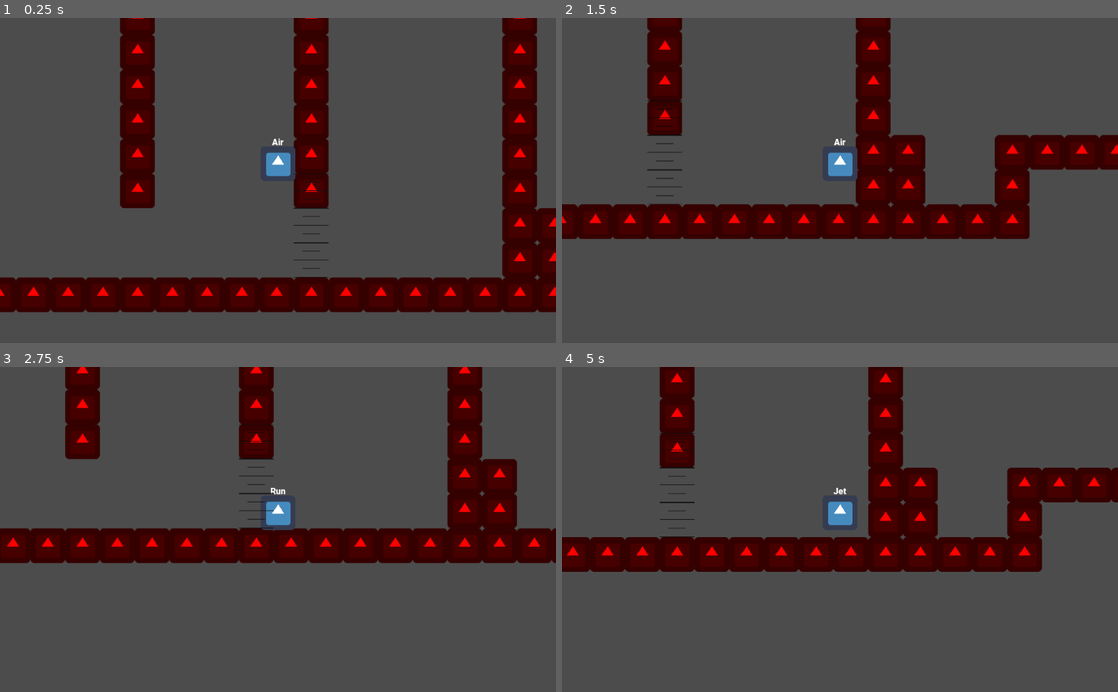
Above: before the commit, frames 1-4 (two rows, left to right).
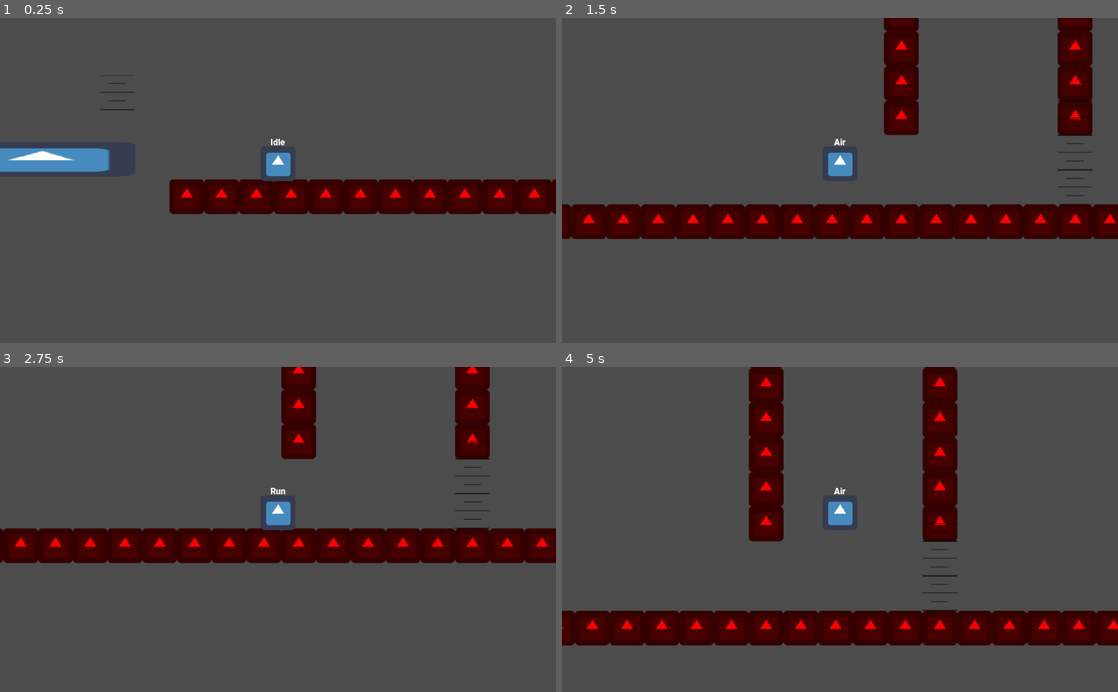
Above: after the commit, the same moments.

Repository: Vikrant0-7/Icecube_Adventure
Game: Godot game, scene res://Test.tscn
Two runs of this game, one before a commit and one after it. Both use one fixed random seed, a clock stepped at 60 frames per second and the inputs below. The project has no main scene, so this scene is started directly. The engine's default icon, where the game draws it, is replaced by a stand-in: a white triangle on a blue panel in a dark square.
Inputs:
- Up to frame 1 (0.25 s): no input
- Up to frame 2 (1.5 s): hold Shift (Sprint) 0.53-1.28 s; hold Right (Right) from 0.53 s (still down); tap Up (Jump) at 0.77, 0.8, 1.07, 1.35 s
- Up to frame 3 (2.75 s): tap Up (Jump) at 1.52, 1.82, 2.3 s; tap Shift (Sprint) at 1.55 s; release Right (Right) at 2.03 s; hold Left (Left) from 2.03 s (still down); hold Shift (Sprint) from 2.03 s (still down)
- Up to frame 4 (5 s): release Left (Left) at 2.78 s; release Shift (Sprint) at 2.78 s; hold Right (Right) 2.78-4.28 s; tap S (duck) at 2.85 s; tap Up (Jump) at 3.02, 3.32, 3.77, 3.8, 4.07, 4.35, 4.52, 4.82 s; tap Shift (Sprint) at 3.05, 4.55 s; hold Shift (Sprint) 3.53-4.28 s; hold Left (Left) from 4.28 s (still down)

The runs differ from the first frame. In frame 1, 30% of the frame differs, in the area x 0-100%, y 0-91%; in frame 2, 17%; in frame 3, 10%; in frame 4, 35%, in the area x 0-100%, y 0-86%.

Commit message:
Improved Moving platforms and made player interact with them

Diff:
--- a/Prefabs/MovingPlatform.tscn
+++ b/Prefabs/MovingPlatform.tscn
@@ -8,13 +8,14 @@
 extents = Vector2( 170.554, 27 )
 
 [node name="Line2D" type="Line2D"]
-points = PoolVector2Array( 238.139, 206.148, 428.627, 377.587, 752.456, 218.847 )
 script = ExtResource( 3 )
 closed_loop = true
 debug = true
 
 [node name="MovingPlatform" type="KinematicBody2D" parent="."]
-position = Vector2( 228.139, 134.543 )
+position = Vector2( 238.139, 206.148 )
+collision_layer = 4
+collision_mask = 0
 script = ExtResource( 1 )
 
 [node name="icon" type="Sprite" parent="MovingPlatform"]
--- a/Prefabs/Player.tscn
+++ b/Prefabs/Player.tscn
@@ -83,4 +83,18 @@
 [node name="Camera2D" type="Camera2D" parent="."]
 current = true
 
+[node name="Raycast" type="Node" parent="."]
+
+[node name="left" type="RayCast2D" parent="Raycast"]
+position = Vector2( -24, -8 )
+exclude_parent = false
+cast_to = Vector2( 0, 8 )
+collision_mask = 4
+
+[node name="right" type="RayCast2D" parent="Raycast"]
+position = Vector2( 24, -8 )
+exclude_parent = false
+cast_to = Vector2( 0, 8 )
+collision_mask = 4
+
 [connection signal="timeout" from="State_Machine/Air/Timer" to="State_Machine/Air" method="on_timeout"]
--- a/Scripts/Player/Player.gd
+++ b/Scripts/Player/Player.gd
@@ -6,6 +6,7 @@
 
 var velocity : Vector2
 
+var platform_velocity
 
 #to get input from users
 func get_input() -> void:
@@ -21,9 +22,22 @@
 	elif Input.is_action_pressed("duck"):
 		dir.y += 1
 
-func _process(delta: float) -> void:
-	print(global_position)
-	pass
 
-func _physics_process(delta):
+func _physics_process(delta : float):
 	get_input()
+
+func is_on_platform() -> bool:
+	$Raycast/left.force_raycast_update()
+	$Raycast/right.force_raycast_update()
+
+	var l = $Raycast/left.get_collider()
+	var r = $Raycast/right.get_collider()
+
+	if $Raycast/left.is_colliding():
+		platform_velocity = $Raycast/left.get_collider().velocity
+	elif $Raycast/right.is_colliding():
+		platform_velocity = $Raycast/right.get_collider().velocity
+	else:
+		platform_velocity = 0
+
+	return $Raycast/left.is_colliding() or $Raycast/right.is_colliding()
--- a/Scripts/Player/State/Air.gd
+++ b/Scripts/Player/State/Air.gd
@@ -28,6 +28,7 @@
 
 onready var Run := get_parent().get_node("Run")
 onready var Idle := get_parent().get_node("Idle")
+onready var Jet := get_parent().get_node("Jet")
 
 var air_speed : float
 var air_accel : float
@@ -97,7 +98,7 @@
 	if player.is_on_floor() and not is_zero_approx(player.velocity.x):
 		state_machine.transition_to("Run")
 
-	if Input.is_action_pressed("Sprint") and Input.is_action_pressed("Jump") and is_in_range(player.velocity.y, 20):
+	if Input.is_action_pressed("Sprint") and Input.is_action_pressed("Jump") and is_in_range(player.velocity.y, 10) and Jet.propultion_duration > 0:
 		state_machine.transition_to("Jet", {g = fall_gravity})
 
 #virtual method called when state is being switch from this state to other
--- a/Scripts/Player/State/Idle.gd
+++ b/Scripts/Player/State/Idle.gd
@@ -22,6 +22,9 @@
 	if Run.stamina <= 0:
 		Run.can_sprint = true
 		Run.stamina = 0
+	var snap = Vector2.DOWN * 16 if player.is_on_floor() else Vector2.ZERO
+	player.velocity.y += 100
+	player.velocity = player.move_and_slide_with_snap(player.velocity,snap, Vector2.UP)
 
 
 #special virtual method for logic to switch states
--- a/Scripts/Player/State/Run.gd
+++ b/Scripts/Player/State/Run.gd
@@ -55,8 +55,8 @@
 	#making player stop if no user input
 	else:
 		player.velocity.x = lerp(player.velocity.x, 0, friction)
-
-	player.velocity = player.move_and_slide(player.velocity,Vector2.UP) #applying velocity to player
+	var snap = Vector2.DOWN * 16 if player.is_on_floor() else Vector2.ZERO
+	player.velocity = player.move_and_slide_with_snap(player.velocity,snap, Vector2.UP) #applying velocity to player
 
 #special virtual method for logic to switch states
 func state_update() -> void:
--- a/Scripts/movingPlatform/Bridge.gd
+++ b/Scripts/movingPlatform/Bridge.gd
@@ -7,4 +7,7 @@
 export var debug : bool = false
 
 func _ready() -> void:
-	moving_body.set_vars(speed,closed_loop,debug)
+	if not debug:
+		self_modulate.a = 0
+
+	moving_body.set_vars(speed,closed_loop)
--- a/Scripts/movingPlatform/MovingPlatform.gd
+++ b/Scripts/movingPlatform/MovingPlatform.gd
@@ -6,7 +6,6 @@
 
 var speed : float
 var closed_loop : bool = false
-var debug : bool = false
 
 onready var path : Line2D = get_parent()
 
@@ -23,8 +22,6 @@
 	for i in range(points.size()):
 		points[i] += path.global_position
 		print(is_even(i))
-	if not debug:
-		path.clear_points()
 	global_position = points[0]
 	points_to_move = points
 
@@ -38,9 +35,9 @@
 		dir = next_pos - global_position
 		dir = dir.normalized()
 
-		velocity = dir * speed
+		velocity = dir * speed * delta
 
-		velocity = move_and_slide(velocity)
+		global_position += velocity
 
 		if(abs(global_position.x - next_move_pos.x) <= 0.7 and abs(global_position.y - next_move_pos.y) <= 0.7):
 			points_to_move.remove(0)
@@ -67,7 +64,6 @@
 		b.append(a.pop_back())
 	return b
 
-func set_vars(a : float,b : bool,c : bool) -> void:
+func set_vars(a : float,b : bool) -> void:
 	speed = a
 	closed_loop = b
-	debug = c
--- a/Test.tscn
+++ b/Test.tscn
@@ -55,11 +55,11 @@
 collision_layer = 2
 collision_mask = 0
 format = 1
-tile_data = PoolIntArray( -1048489, 0, 0, -982953, 0, 0, -91 …(2014 unchanged characters)… , 0, 0, 589801, 0, 0, 589802, 0, 0, 589803, 0, 0, 589804, 0, 0, 589805, 0, 0, 589806, 0, 0, 589807, 0, 0, 589808, 0, 0, 589809, 0, 0, 589810, 0, 0, 589811, 0, 0, 589812, 0, 0, 589813, 0, 0, 58 …(1132 unchanged characters)…
+tile_data = PoolIntArray( -1048489, 0, 0, -982953, 0, 0, -91 …(2014 unchanged characters)… , 0, 0, 589801, 0, 0, 589802, 0, 0, 589811, 0, 0, 589812, 0, 0, 589813, 0, 0, 58 …(1132 unchanged characters)…
 
 [node name="Player" parent="." instance=ExtResource( 2 )]
-position = Vector2( 304.007, 211.067 )
-collision_mask = 2
+position = Vector2( -632, 376 )
+collision_mask = 6
 
 [node name="Scale" type="TileMap" parent="."]
 tile_set = SubResource( 3 )
@@ -68,4 +68,5 @@
 
 [node name="Line2D" parent="." instance=ExtResource( 4 )]
 position = Vector2( -1108.43, 272.786 )
-points = PoolVector2Array( -267.569, -104.786, 80.8661, -217.625, 382.925, -172.435, 185.516, 52.3251, -3.56763, 2.37842, -267.569, -104.786 )
+points = PoolVector2Array( 20.4301, 215.214, 164.43, 119.214, -139.57, -8.78601, 180.43, -136.786 )
+debug = false
